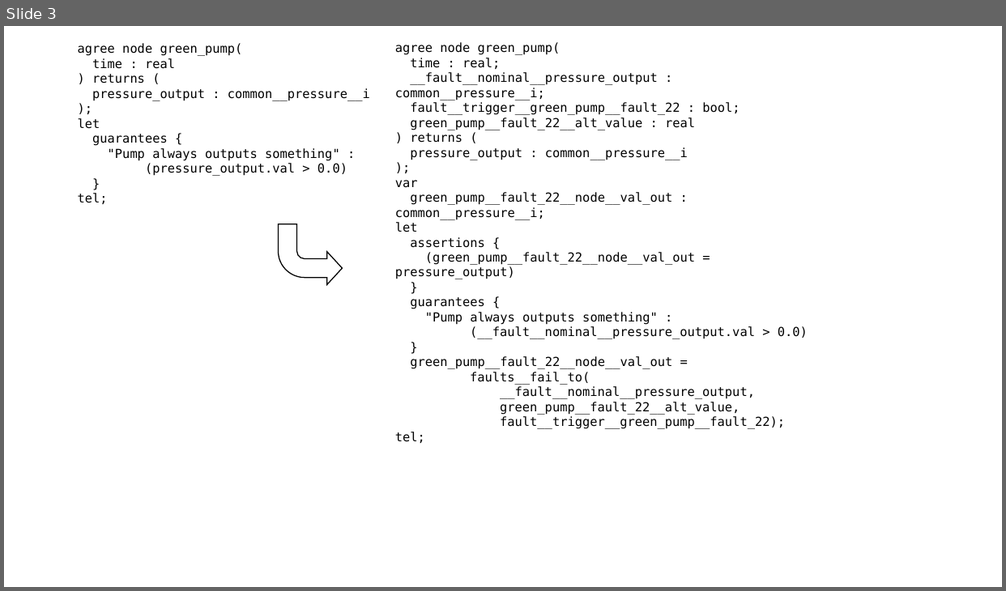
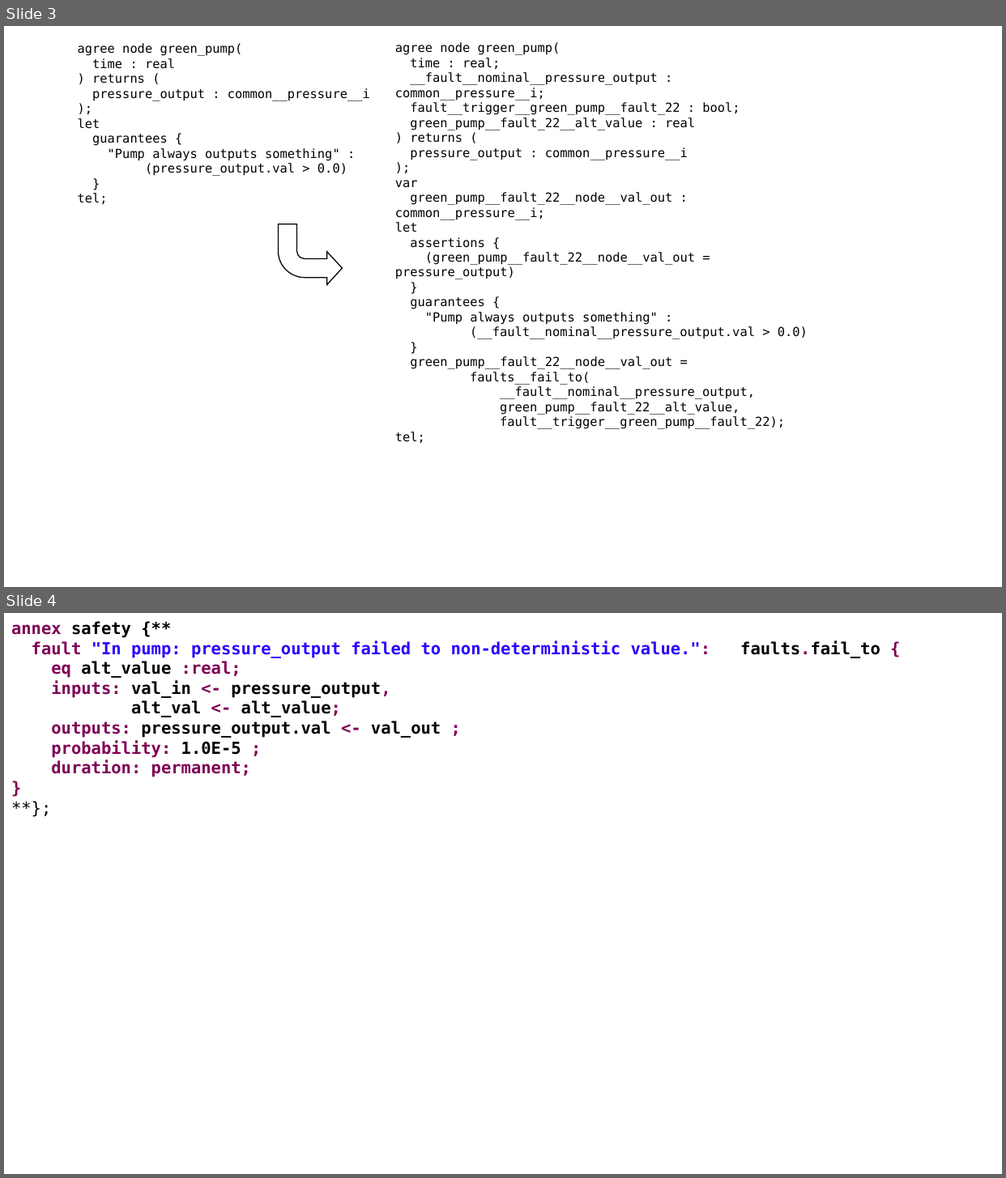
Before and after one commit to loonwerks/AMASE, a slide deck: doc/NFM_2018/Presentation1.pptx. Shown one above the other, each under a label of ours: slide 3 before the commit, slides 3 and 4 after it. The pictures are 1006x591 and 1006x1178 pixels, drawn with LibreOffice and Linux fonts; fonts in the diff are those of the drawing. Boxes give left, top, right and bottom in pixels: in the first picture for what was removed or moved away, otherwise in the second. Text is boxed around its words. In the diff, an @@ line names an element or a change of style, - is before the commit and + after.

Commit message:
MWW: normalized Section 2 to the architecture section and added probability

```diff
--- a/doc/NFM_2018/Presentation1.pptx
+++ b/doc/NFM_2018/Presentation1.pptx
@@ slide 4 added at box(4, 613, 1002, 1174), background #FFFFFF @@
@@ text added at box(11, 621, 711, 777), 16 pt, text #000000, bold @@
+annex safety {**
+fault "In pump: pressure_output failed to non-deterministic value.": faults.fail_to {
+eq alt_value :real;
+inputs: val_in <- pressure_output,
+alt_val <- alt_value;
+outputs: pressure_output.val <- val_out ;
+probability: 1.0E-5 ;
+duration: permanent;
+}
+**};
```
Also in this commit, not shown: 2 other files.
